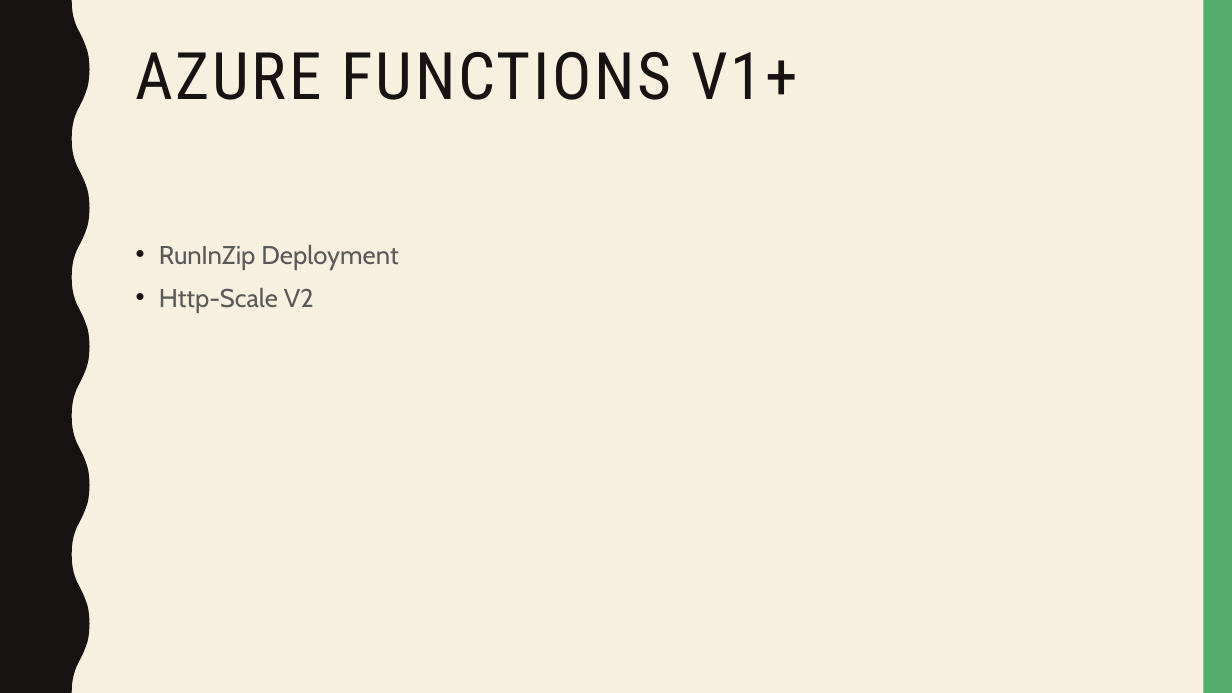
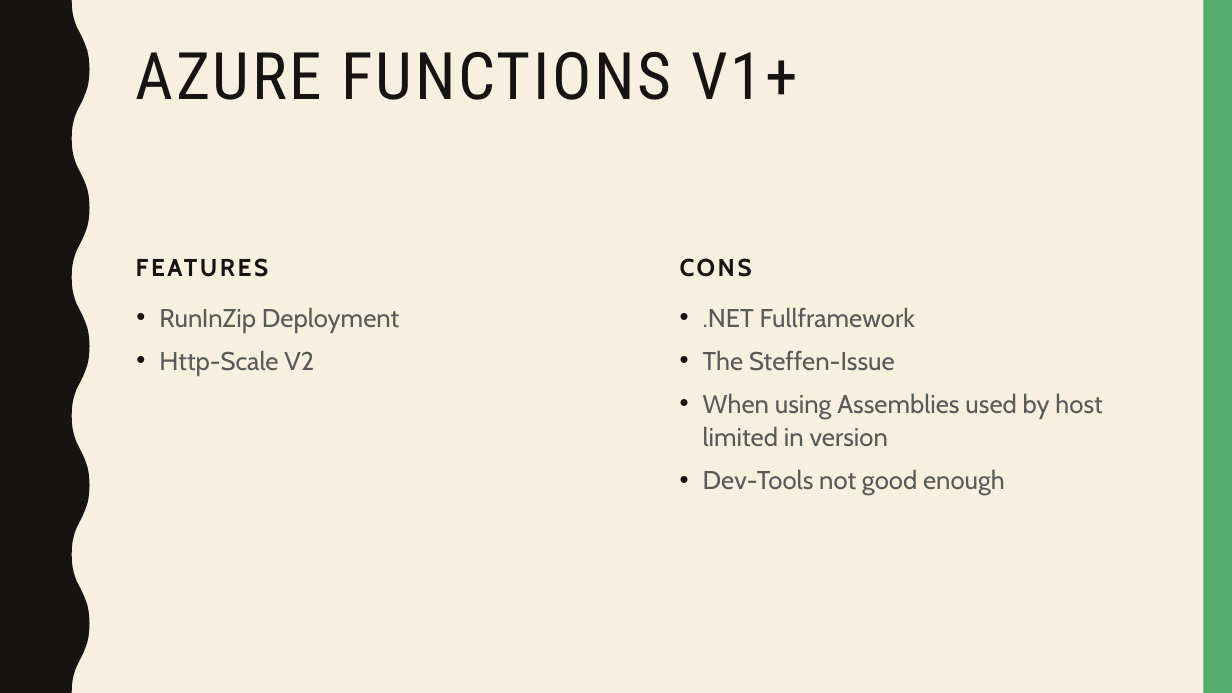
Before and after one commit to dersia/presentations, a slide deck: slide 5 of AzureFunctionsDeepDive.pptx. Drawn at 1232x693 pixels with LibreOffice and Linux fonts; fonts in the diff are those of the drawing. Boxes give left, top, right and bottom in pixels: in the first picture for what was removed or moved away, otherwise in the second. Text is boxed around its words. In the diff, an @@ line names an element or a change of style, - is before the commit and + after.

```diff
--- a/AzureFunctionsDeepDive.pptx
+++ b/AzureFunctionsDeepDive.pptx
@@ text added at [127,223,612,287], 19 pt, text #171312, bold @@
+FEATURES
@@ text added at [670,223,1155,287], 19 pt, text #171312, bold @@
+CONS
@@ text "RunInZip Deployment": place and size @@
-text "RunInZip Deployment" at [159,244,398,312]
+text "RunInZip Deployment" at [159,307,399,375]
@@ text added at [703,307,1102,495], 20 pt, text #595959 @@
+• .NET Fullframework
+• The Steffen-Issue
+• When using Assemblies used by host limited in version
+• Dev-Tools not good enough
```
Also in this commit, not shown: 9 other slides changed, 1 slide added.
